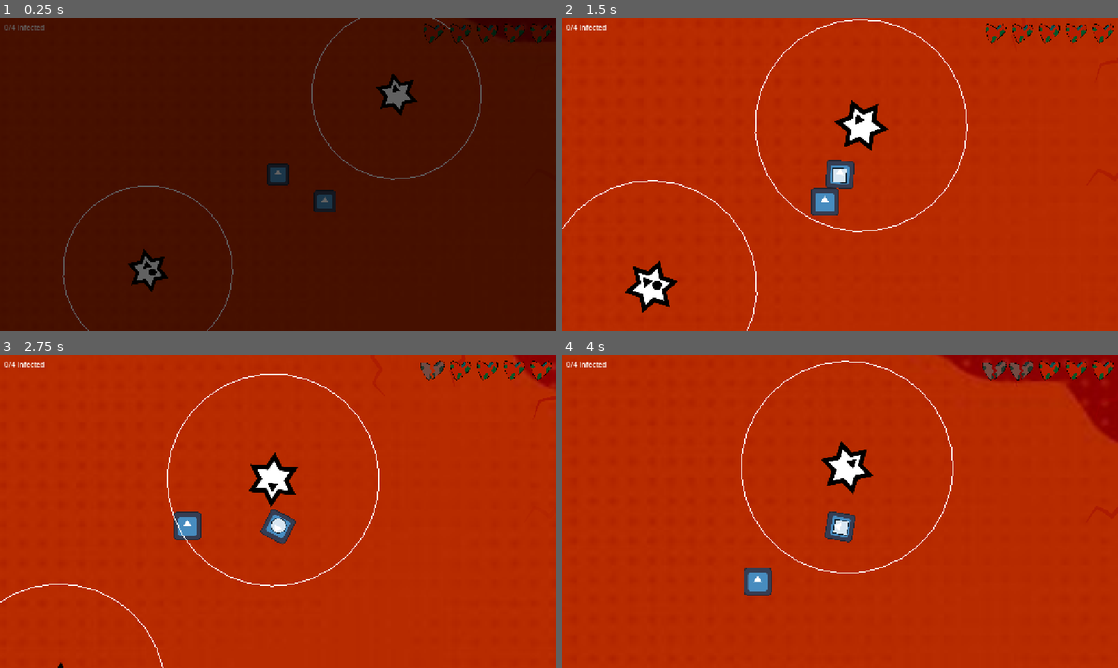
Above: before the commit, frames 1-4 (two rows, left to right).
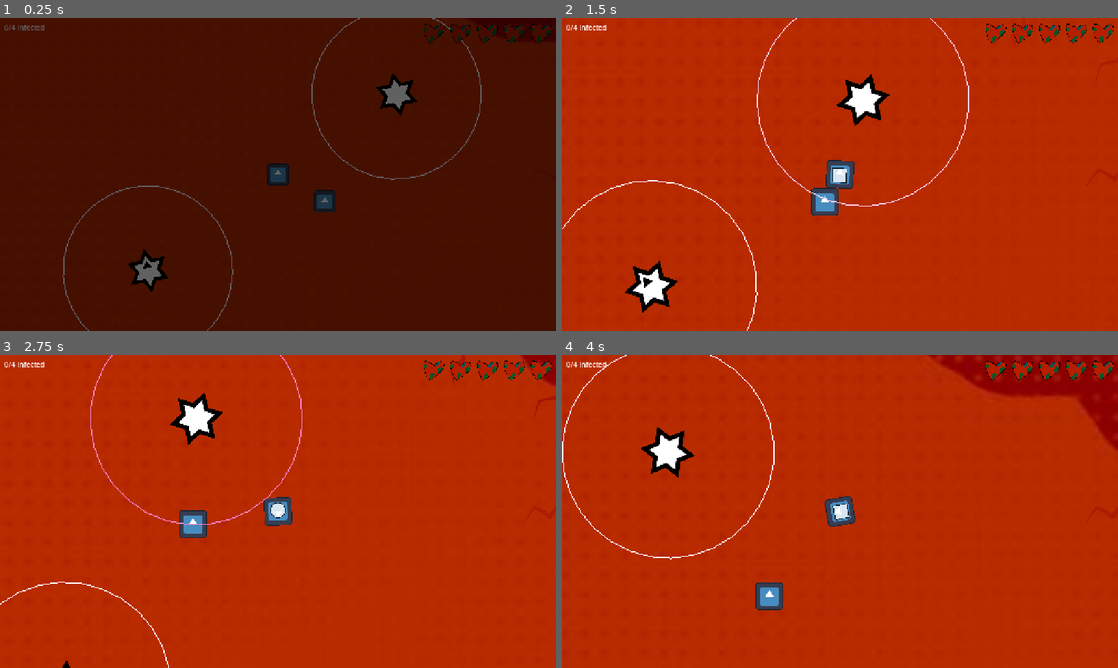
Above: after the commit, the same moments.

Repository: MarkusSecundus/GlobalJam_2026
Game: Godot game, scene res://maps/test_map.tscn
The game is run twice, just before and just after one commit, with the same random seed, the same clock (stepped at 60 frames per second) and the same inputs. The engine's default icon, where the game draws it, is replaced by a stand-in: a white triangle on a blue panel in a dark square. Sound files missing from this copy of the repository are replaced by a short silence.
Inputs:
- Up to frame 1 (0.25 s): no input
- Up to frame 2 (1.5 s): hold D (Right) 0.53-1.28 s; tap 1 (Mask1) at 0.6 s; hold S (Down) from 1.28 s (still down); tap 2 (Mask2) at 1.35 s
- Up to frame 3 (2.75 s): release S (Down) at 2.03 s; hold D (Right) from 2.03 s (still down); tap 3 (Mask3) at 2.1 s
- Up to frame 4 (4 s): release D (Right) at 2.78 s; hold W (Up) 2.78-3.53 s; tap 1 (Mask1) at 2.85 s; hold A (Left) from 3.53 s (still down); tap 2 (Mask2) at 3.6 s

The runs differ from the first frame. In frame 1, less than 0.1% of the frame differs, in the area x 26-72%, y 21-83%; in frame 2, 2.0%; in frame 3, 3.7%; in frame 4, 4.9%, in the area x 0-100%, y 0-82%.

Commit message:
basic mask randomization

Diff:
--- a/maps/test_map.tscn
+++ b/maps/test_map.tscn
@@ -69,15 +69,12 @@
 
 [node name="Enemy" parent="." unique_id=829923330 instance=ExtResource("5_cabd0")]
 position = Vector2(758, -508)
-detectable_shapes = 1
 
 [node name="Enemy2" parent="." unique_id=2124216792 instance=ExtResource("5_cabd0")]
 position = Vector2(-819, 555)
-detectable_shapes = 5
 
 [node name="Enemy3" parent="." unique_id=552014090 instance=ExtResource("5_cabd0")]
 position = Vector2(2281, 1458)
-detectable_shapes = 6
 
 [node name="CanvasLayer2" type="CanvasLayer" parent="." unique_id=1889071965]
 
--- a/prefabs/enemy.gd
+++ b/prefabs/enemy.gd
@@ -19,7 +19,6 @@
 # if nonzero = moving towards the player
 var attack_dir: Vector2 = Vector2.ZERO
 
-@export_flags("Tri", "Rect", "Circle") # must match Game.gd Mask enum
 var detectable_shapes: int = 0
 
 # 0 to 1.0 - full aggro
@@ -29,6 +28,15 @@
 
 # Called when the node enters the scene tree for the first time.
 func _ready() -> void:
+	if randi_range(0, GameState.infected_point_count) < GameState.infected_points + 1:
+		detectable_shapes |= Game.Mask.TRI
+
+	if randi_range(0, GameState.infected_point_count) < GameState.infected_points + 1:
+		detectable_shapes |= Game.Mask.SQUARE
+
+	if randi_range(0, GameState.infected_point_count) < GameState.infected_points + 1:
+		detectable_shapes |= Game.Mask.CIRCLE
+
 	if !(detectable_shapes & Game.Mask.TRI):
 		$ShapeIndicators/Tri.visible = false
 	if !(detectable_shapes & Game.Mask.SQUARE):
--- a/prefabs/enemy.tscn
+++ b/prefabs/enemy.tscn
@@ -28,7 +28,6 @@
 max_contacts_reported = 10
 linear_damp = 0.8
 script = ExtResource("1_yfjof")
-detectable_shapes = 7
 
 [node name="AnimatedSprite2D" type="AnimatedSprite2D" parent="." unique_id=721535337]
 scale = Vector2(1.0078125, 1.0078125)
